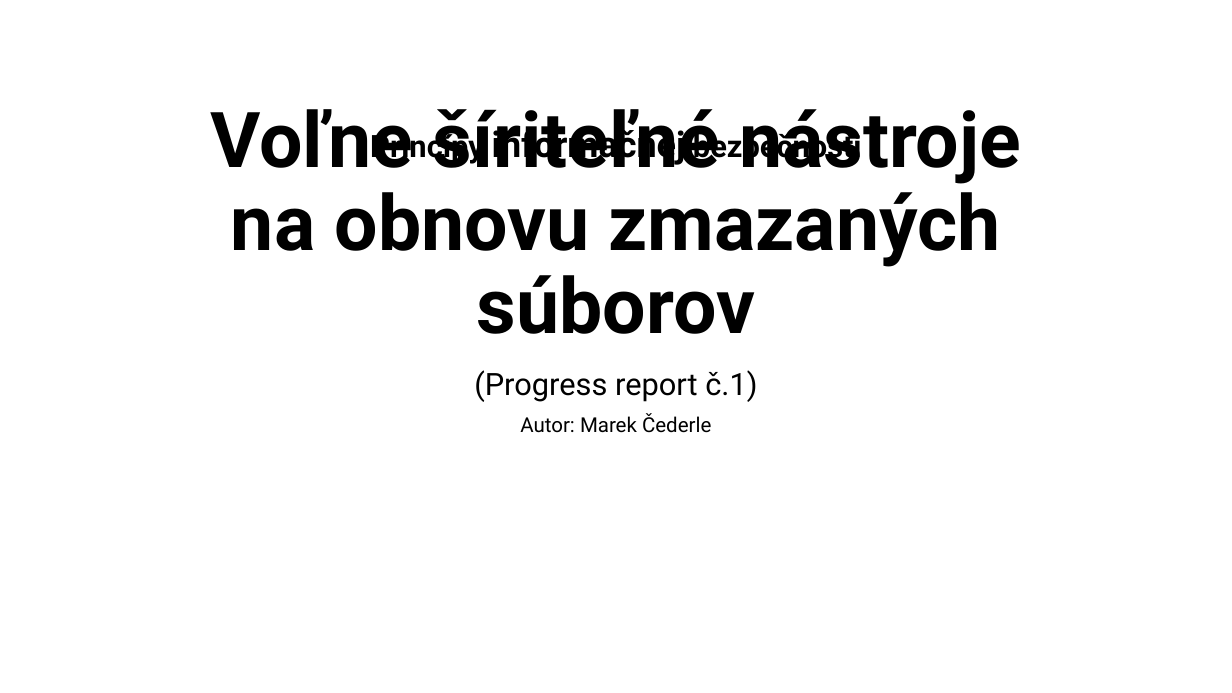
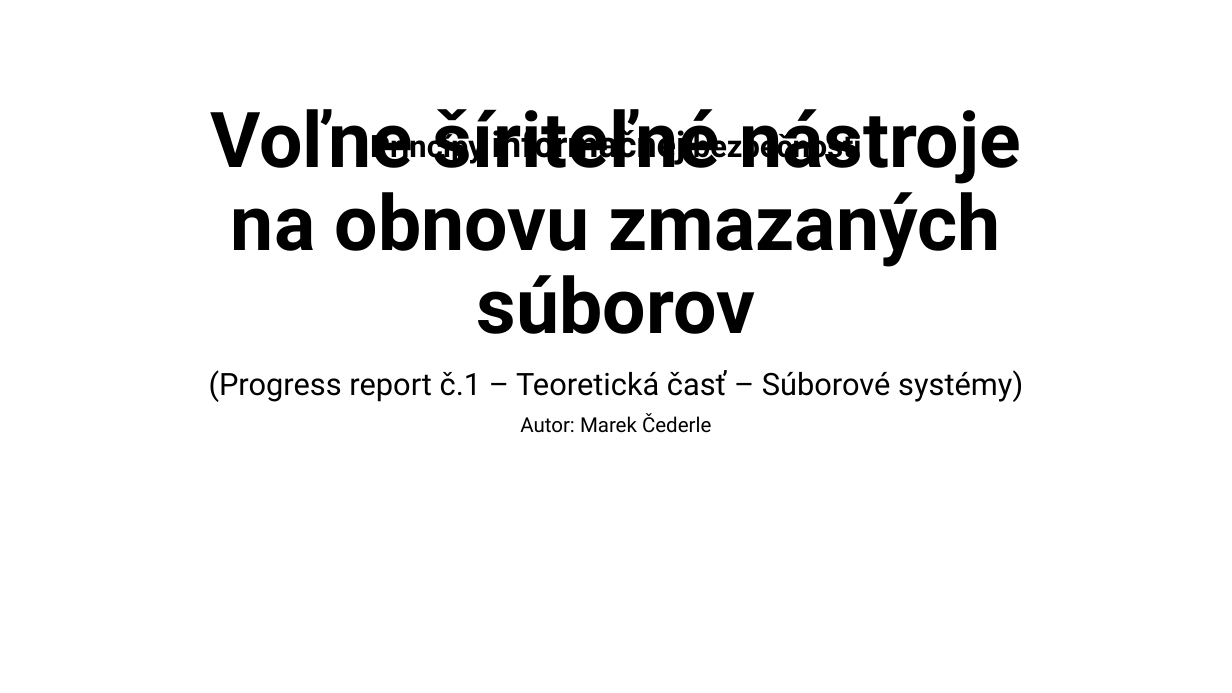
Before and after one commit to MeheheCedy22/PIB, a slide deck: slide 1 of ProgressReport1-Cederle-Marek.pptx. Drawn at 1232x693 pixels with LibreOffice and Linux fonts; fonts in the diff are those of the drawing. Boxes give left, top, right and bottom in pixels: in the first picture for what was removed or moved away, otherwise in the second. Text is boxed around its words. In the diff, an @@ line names an element or a change of style, - is before the commit and + after.

```diff
--- a/ProgressReport1-Cederle-Marek.pptx
+++ b/ProgressReport1-Cederle-Marek.pptx
@@ subtitle at [209,370,1023,402]: text changed @@
-(Progress report č.1)
+(Progress report č.1 – Teoretická časť – Súborové systémy)
```
Also in this commit, not shown: 5 other slides changed, 5 other files.
